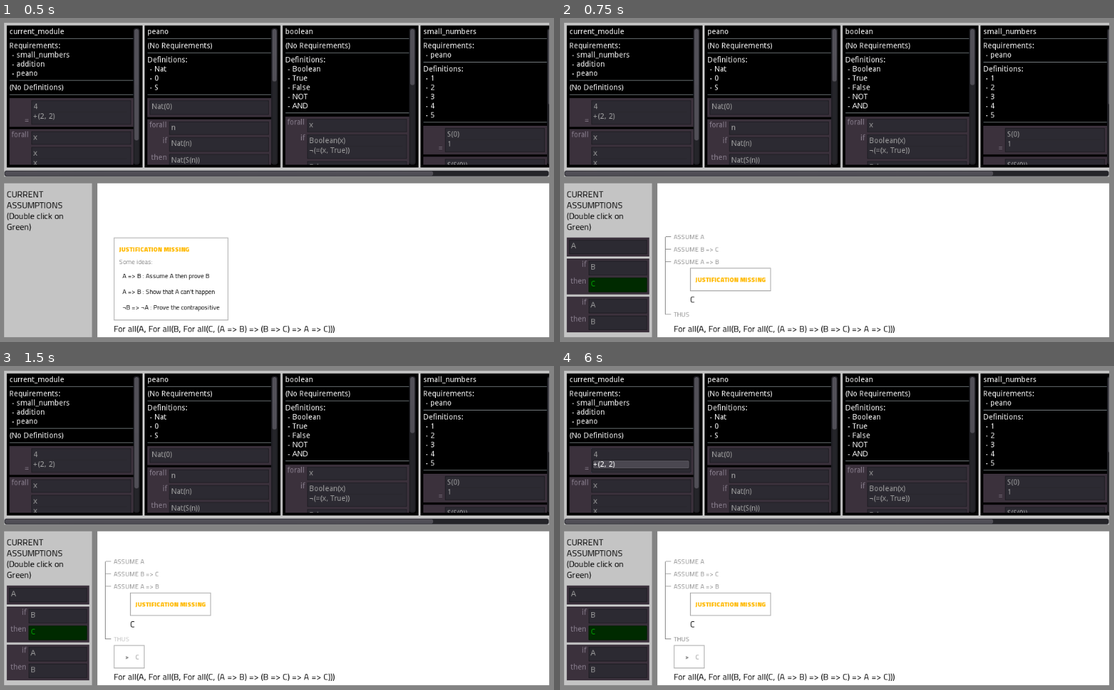
Above: before the commit, frames 1-4 (two rows, left to right).
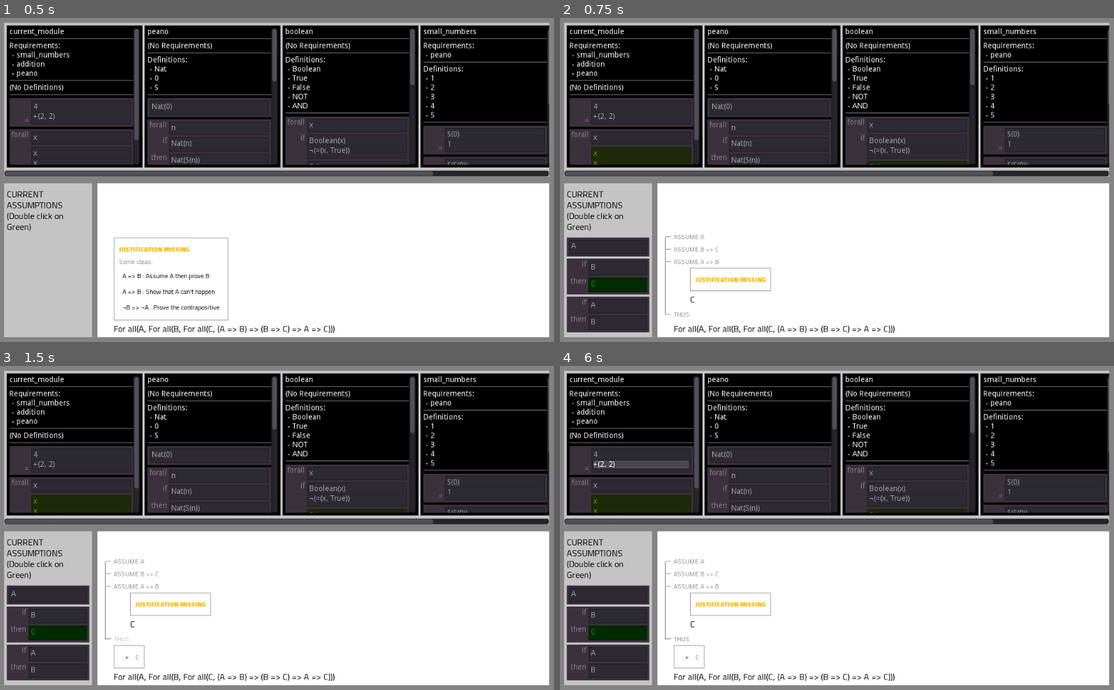
Above: after the commit, the same moments.

Repository: Negabinary/Math-Playground
Game: Godot game, scene res://Main.tscn
Two runs of this game, one before a commit and one after it. Both use one fixed random seed, a clock stepped at 60 frames per second and the inputs below.
Inputs (mouse positions are in pixels of both pictures, inside the frame that each line leads up to):
- Up to frame 1 (0.5 s): no input
- Up to frame 2 (0.75 s): click "A => B : Assume A then prove B" at 0.5 s
- Up to frame 3 (1.5 s): click (321, 660) at 1.25 s
- Up to frame 4 (6 s): click (687, 657) at 2 s; click (881, 638) at 2.75 s; click (881, 660) at 3.5 s; click (687, 657) at 4.25 s; click (687, 657) at 5 s; tap Enter at 5.75 s; drag from (632, 459) to (892, 456) at 5.77 s

Frame 1 is identical in both runs. In frame 2, 1.2% of the frame differs, in the area x 5-74%, y 39-46%; in frame 3, 1.2%; in frame 4, 1.2%.

Commit message:
Second-order logic
Full support for second order-logic

Diff:
--- a/Assumptions.gd
+++ b/Assumptions.gd
@@ -68,8 +68,8 @@
 			assert(false) # ERROR
 
 
-func _on_use_equality(assumption:ProofStep, equality:UniversalLocator):
-	proof_step.justify_with_equality(assumption, locator, equality.get_locator())
+func _on_use_equality(assumption:ProofStep, index:int):
+	proof_step.justify_with_equality(assumption, index, 1-index, locator)
 
 
 func _on_proof_step_created(refined_ps:ProofStep):
--- a/src/expr_item/expr_item.gd
+++ b/src/expr_item/expr_item.gd
@@ -3,10 +3,12 @@
 
 var type : ExprItemType
 var children : Array  		# of ExprItem
+var string : String
 
 func _init(new_type:ExprItemType, new_children:=[]):
 	type = new_type
 	children = new_children
+	string = to_string()
 
 
 static func from_string(string:String, types:={}) -> ExprItem:
@@ -41,6 +43,8 @@
 		if types[type] is ExprItemType:
 			assert(false)
 			return get_script().new(types[type])
+		elif types[type] is String:
+			return get_script().new(new_type, new_children)
 		else:
 			new_type = types[type].get_type()
 			new_children = types[type].get_children() + new_children
@@ -105,17 +109,22 @@
 
 
 func is_superset(other:ExprItem, matching:={}) -> bool:
-	if type == GlobalTypes.FORALL:
-		matching[get_child(0).get_type()] = "*"
-		return get_child(1).is_superset(other, matching)
-	elif matching.has(type):
-		if matching[type] == "*":
-			matching[type] = other
-			return true
-		elif matching[type].compare(other):
+	print(matching)
+	if matching.has(type):
+		if get_child_count() > other.get_child_count():
+			return false
+		elif matching[type] is String:
+			matching[type] = other.abandon_lowest(get_child_count())
+			for i in get_child_count():
+				if not get_child(i).is_superset(other.get_child(other.get_child_count() - get_child_count() + i), matching):
+					return false
 			return true
 		else:
-			return false
+			var expected_other:ExprItem = get_script().new(matching[type].get_type(), matching[type].get_children() + get_children())
+			if expected_other.is_superset(other, matching):
+				return true
+			else:
+				return false
 	elif type == other.type and get_child_count() == other.get_child_count():
 		for i in get_child_count():
 			if not get_child(i).is_superset(other.get_child(i), matching):
--- a/src/proof_step/proof_step.gd
+++ b/src/proof_step/proof_step.gd
@@ -145,9 +145,32 @@
 			assert(false)
 
 
-func justify_with_equality(implication:ProofStep, replace:Locator, with:Locator) -> void:
-	justification = EqualityJustification.new(self, implication, replace, with)
-	emit_signal("justified")
+func justify_with_equality(implication:ProofStep, replace_idx:int, with_idx:int, replace_ps:Locator) -> void:
+	assert(implication.get_statement().get_conclusion().get_type() == GlobalTypes.EQUALITY)
+	var replace_impl := implication.get_statement().get_conclusion().get_child(replace_idx)
+	var with := implication.get_statement().get_conclusion().get_child(with_idx)
+	if replace_impl.get_expr_item().compare(replace_ps.get_expr_item()):
+		justification = EqualityJustification.new(self, implication, replace_ps, with)
+		emit_signal("justified")
+	else:
+		var matching := {}
+		for definition in implication.get_statement().get_definitions():
+			matching[definition] = "*"
+		if replace_impl.get_expr_item().is_superset(replace_ps.get_expr_item(), matching):
+			var refined_ps = get_script().new(implication.get_statement().deep_replace_types(matching).as_expr_item())
+			refined_ps.justify_with_specialisation(implication, matching)
+			justification = EqualityJustification.new(self, refined_ps, replace_ps, refined_ps.get_statement().get_conclusion().get_child(with_idx))
+			emit_signal("justified")
+		else:
+			assert(false)
+
+
+
+#func does_conclusion_match_with_sub(assumption:ProofStep, empty_matching:={}) -> bool:
+#	var matching := empty_matching
+#	for definition in assumption.get_statement().get_definitions():
+#		matching[definition] = "*"
+#	return assumption.get_statement().get_conclusion().get_expr_item().is_superset(statement.as_expr_item(), matching)
 
 
 func justify_with_specialisation(generalised:ProofStep, matching) -> void:
--- a/src/visual/assumption_box/AssumptionBox.gd
+++ b/src/visual/assumption_box/AssumptionBox.gd
@@ -71,8 +71,8 @@
 	emit_signal("proof_step_created", refined_ps)
 
 
-func _on_use_equality(equality:UniversalLocator):
-	emit_signal("use_equality", assumption, equality)
+func _on_use_equality(index:int):
+	emit_signal("use_equality", assumption, index)
 
 
 func _on_Conclusion_item_activated(index):
--- a/src/visual/assumption_box/Equalities.gd
+++ b/src/visual/assumption_box/Equalities.gd
@@ -38,12 +38,11 @@
 				pass
 	if valid and proof_step.needs_justification():
 		modulate = Color.green
-#	elif valid_with_sub and proof_step.needs_justification():
-#		modulate = Color.greenyellow
+	elif valid_with_sub and proof_step.needs_justification():
+		modulate = Color.greenyellow
 	else:
 		modulate = Color.white
 
 
 func _on_item_activated(index):
-	var equality = equalities[index]
-	emit_signal("use_equality", equality)
+	emit_signal("use_equality", index)
--- a/src/visual/module/module_box.gd
+++ b/src/visual/module/module_box.gd
@@ -60,5 +60,5 @@
 func _on_assumption_conclusion_used(assumption:ProofStep, _index:int):
 	selection_handler.get_proof_step().justify_with_modus_ponens(assumption)
 
-func _on_assumption_equality_used(assumption:ProofStep, equality:UniversalLocator):
-	selection_handler.get_proof_step().justify_with_equality(assumption, selection_handler.get_locator(), equality.get_locator())
+func _on_assumption_equality_used(assumption:ProofStep, index:int):
+	selection_handler.get_proof_step().justify_with_equality(assumption, index, 1-index, selection_handler.get_locator())
